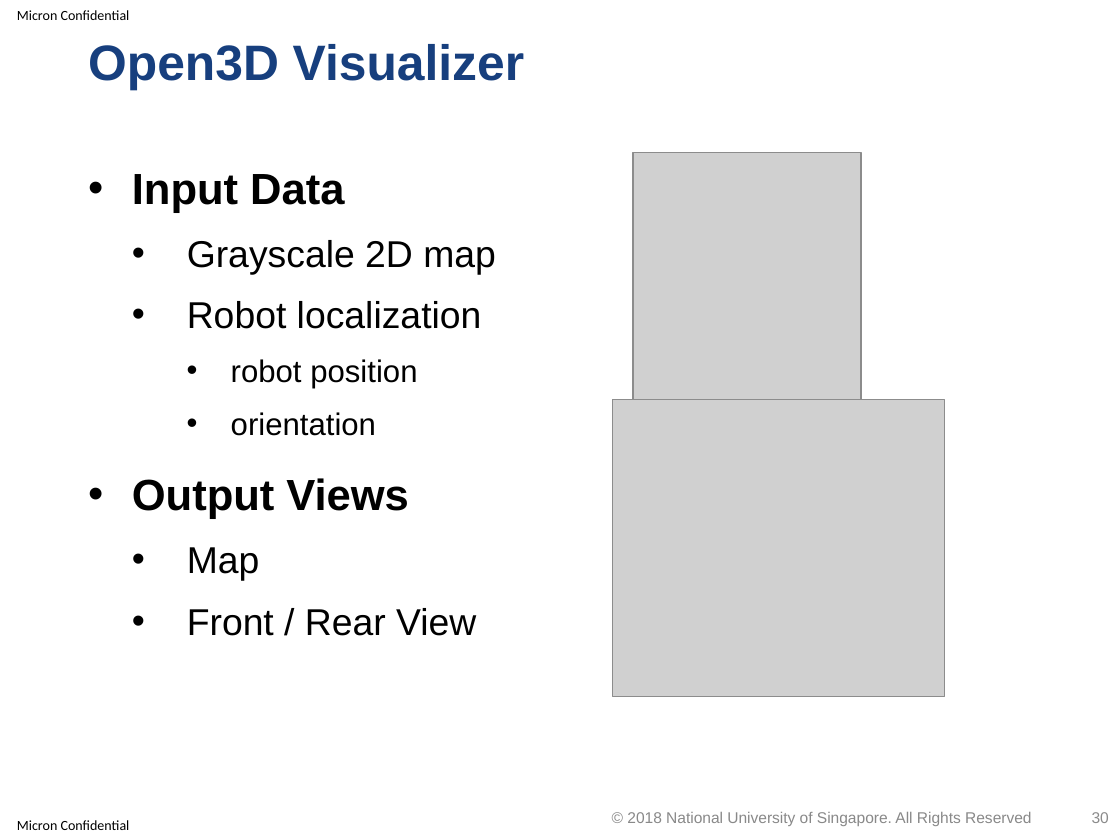
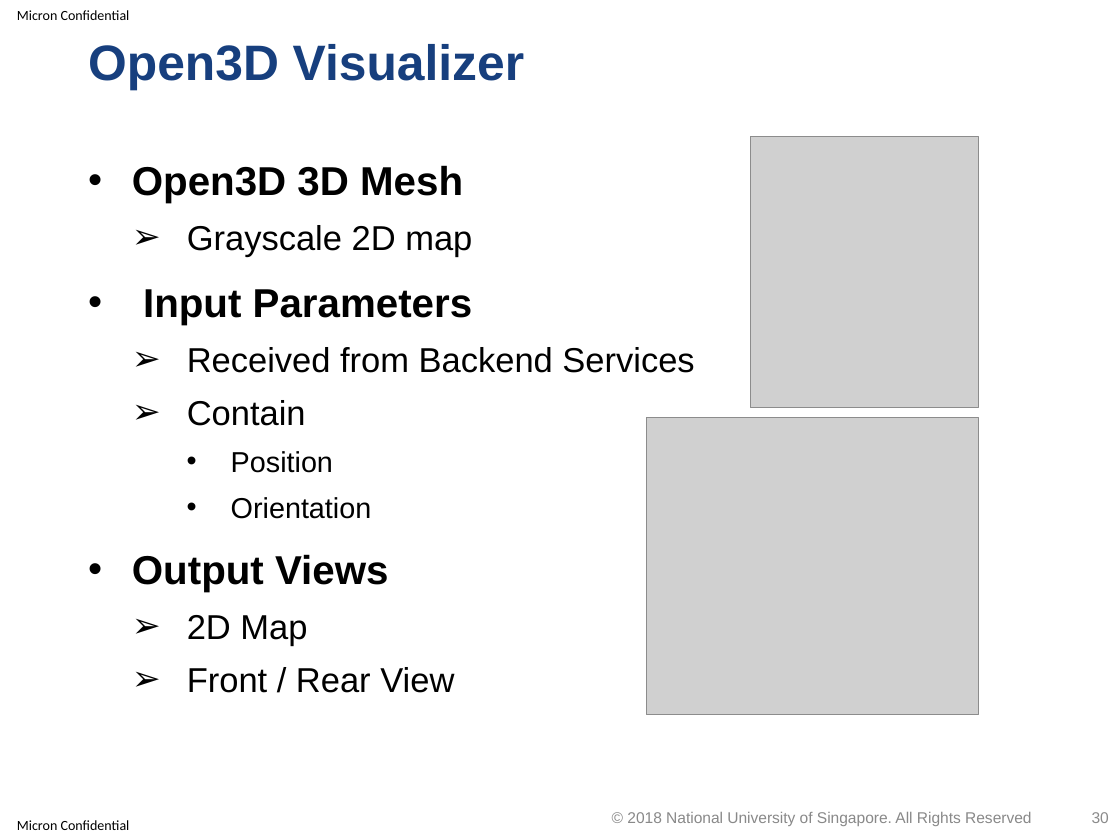
Before and after one commit to optimusium/3dscan, a slide deck: slide 30 of PracticeModule_Presentation.pptx. Drawn at 1120x840 pixels with LibreOffice and Linux fonts; fonts in the diff are those of the drawing; grey boxes stand for pictures; background and template pictures are left out. Boxes give left, top, right and bottom in pixels: in the first picture for what was removed or moved away, otherwise in the second. Text is boxed around its words. In the diff, an @@ line names an element or a change of style, - is before the commit and + after.

```diff
--- a/PracticeModule_Presentation.pptx
+++ b/PracticeModule_Presentation.pptx
@@ picture: place and size @@
-picture at box(633, 152, 861, 423)
+picture at box(750, 137, 979, 408)
@@ text at box(132, 165, 463, 203): text changed; size 28 to 25.9 pt @@
-• Input Data
+• Open3D 3D Mesh
@@ text at box(132, 225, 472, 693): size 24 to 22.2 pt in "Grayscale 2D map", "Front / Rear View"; size 28 to 25.9 pt in "Output Views"; bullet • to ➢; line spacing 1.2 to 1.1 @@
@@ text at box(143, 289, 694, 519): text changed; size 20 to 22.2 pt @@
-  • Robot localization
-    • robot position
-    • orientation
+• Input Parameters
+  ➢ Received from Backend Services
+  ➢ Contain
+    • Position
+    • Orientation
@@ picture: place and size @@
-picture at box(613, 400, 944, 697)
+picture at box(646, 418, 978, 715)
@@ text at box(187, 615, 307, 646): text changed; size 24 to 22.2 pt @@
-  • Map
+  ➢ 2D Map
```
Also in this commit, not shown: 2 other slides changed, 1 other file.
